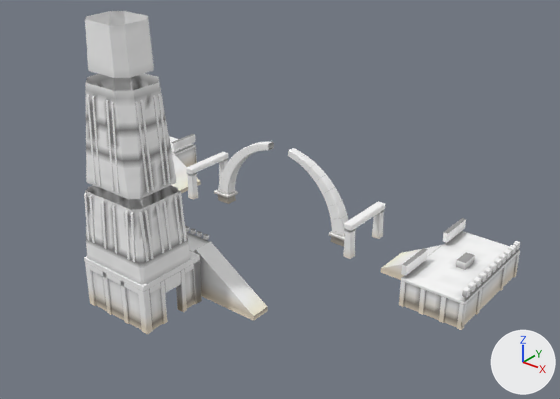
The glTF model crates/client/assets/models/isle/observatory_stone.glb as it was, and as the next commit left it.
One viewpoint serves both versions: a 50 mm camera at (48.8, -61.1, 40.4) aimed at (2.9, -3.8, 4.9). Lighting does not change. The marker at lower right points along +X, +Y and +Z. The picture after the commit comes second. Vertices at exactly the same position are counted once.

Names of what the first picture shows: 'stone'.
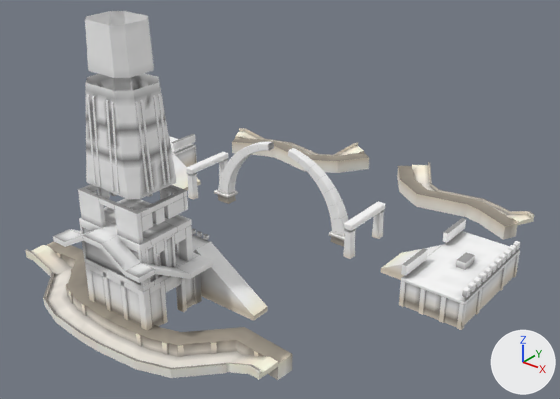
Where the change shows, as pixel boxes (x1, y1, x2, y2) in the pictures (560 x 399 px):
'stone', reshaped (17% wider, 14% taller): before (84, 11, 520, 334); after (25, 11, 534, 380)
part 1 of me_stone, added: after (164, 198, 184, 219)
part 2 of me_stone, built on: before (84, 185, 200, 291); after (25, 184, 292, 380)
part 3 of me_stone, added: after (232, 128, 534, 240)
part 4 of me_stone, edited (looks the same): (85, 161, 519, 330) in both

Diff of the bpy script that builds the scene:
```diff
--- a/crates/client/assets/models/isle/observatory_stone.glb.py
+++ b/crates/client/assets/models/isle/observatory_stone.glb.py
@@ me_stone @@
 # used by ob_stone; location = (0.0, 0.0, 0.0)
-me_stone.from_pydata(...)  # 11943 vertices, 21162 faces; spans x -25.5..25.5, y -24.0..6.0, z -0.5..26.5
+me_stone.from_pydata(...)  # 16535 vertices, 29838 faces; spans x -25.5..25.5, y -27.3..24.2, z -1.8..26.5
+# me_stone part 1: the loose piece of 45 vertices spanning x 3.2..4.0, y -21.5..-19.5, z 2.6..4.0 is copied, and the copy is scaled about its middle by (0.611, 0.98, 0.967), then moved by (0.0, 1.1, 6.9); it spans x 3.3..3.8, y -20.4..-18.5, z 9.6..10.9
+# me_stone part 2: 42 vertices moved within x -4.0..4.0, y -23.9..-17.7, z 4.0..7.3; 1252 vertices removed from x -4.0..4.0, y -24.0..-17.8, z 4.0..11.4; 4523 vertices added at x -16.1..16.1, y -27.3..-17.0, z -1.8..11.4
+# me_stone part 3: 1147 vertices added at x -22.2..22.2, y 14.5..24.2, z -1.8..0.5
+# me_stone part 4: 3450 kept faces spanning x -25.5..25.5, y -24.0..6.0, z -0.5..14.3 get new vertex colours
+# other edits to the shape of me_stone do not show in these pictures
 me_stone.materials.append(mat_defaultmaterial)
```
